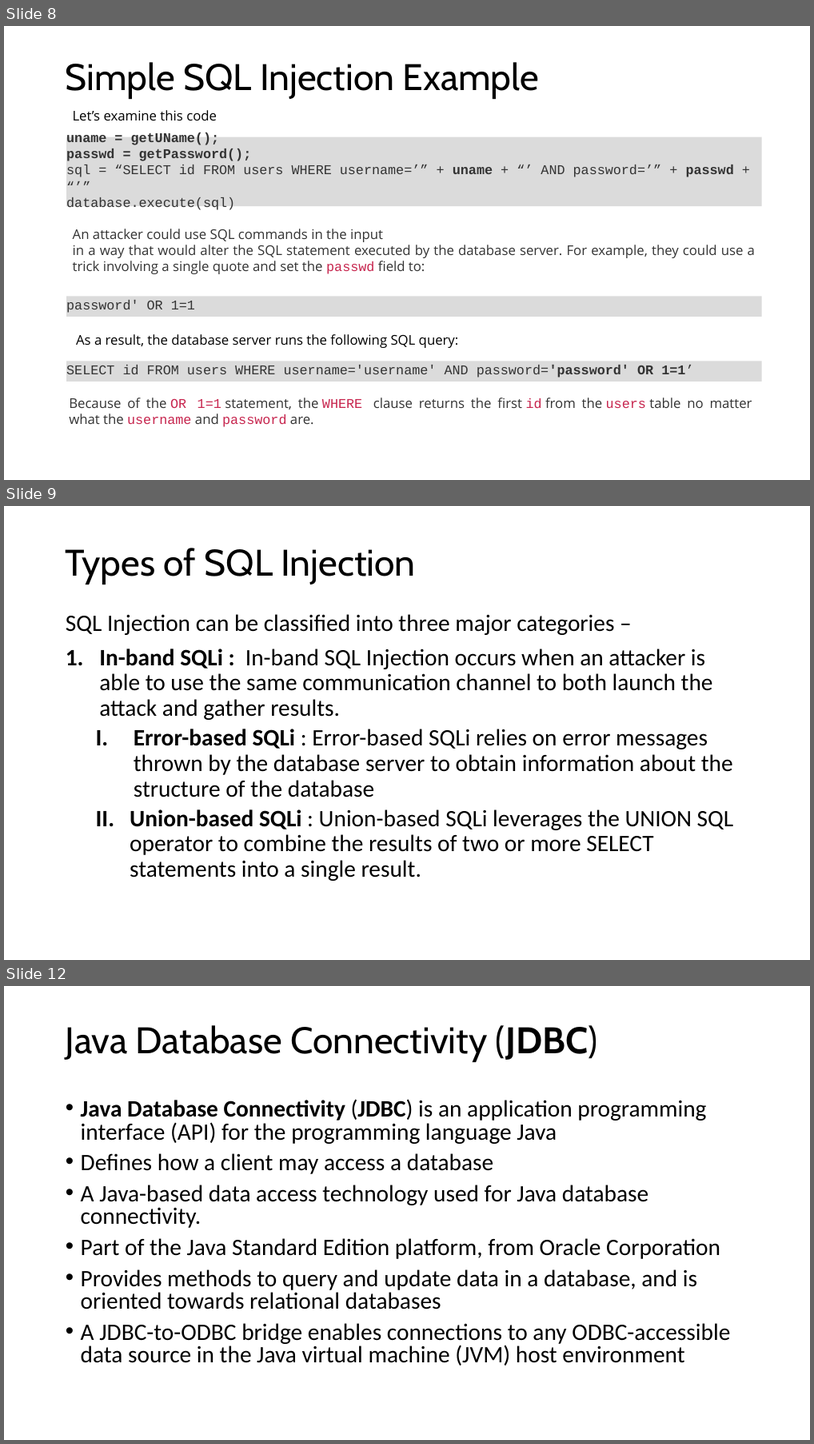
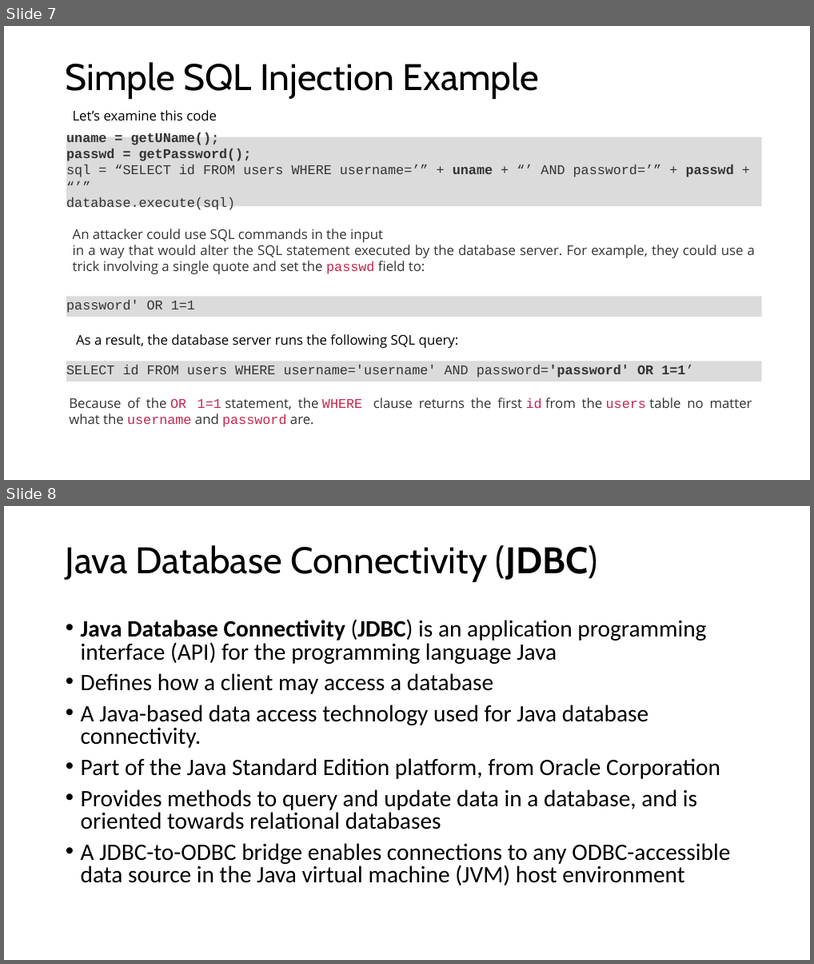
Before and after one commit to lsiddiqsunny/Undergraduate-Thesis, a slide deck: Presentation/1505065_1505069.pptx. Shown one above the other, each under a label of ours: slides 8, 9 and 12 before the commit, slides 7 and 8 after it; the slides between them are not shown. The pictures are 814x1444 and 814x964 pixels, drawn with LibreOffice and Linux fonts; fonts in the diff are those of the drawing. Boxes give left, top, right and bottom in pixels: in the first picture for what was removed or moved away, otherwise in the second. Text is boxed around its words. In the diff, an @@ line names an element or a change of style, - is before the commit and + after.

```diff
--- a/Presentation/1505065_1505069.pptx
+++ b/Presentation/1505065_1505069.pptx
@@ slide 9 removed at (4, 506, 810, 960), background #FFFFFF @@
@@ title removed at (66, 548, 416, 584) @@
-Types of SQL Injection
@@ text removed at (66, 614, 734, 880) @@
-SQL Injection can be classified into three major categories –
-1. In-band SQLi : In-band SQL Injection occurs when an attacker is able to use the same communication channel to both launch the attack and gather results.
-  I. Error-based SQLi : Error-based SQLi relies on error messages thrown by the database server to obtain information about the structure of the database
-  II. Union-based SQLi : Union-based SQLi leverages the UNION SQL operator to combine the results of two or more SELECT statements into a single result.
@@ what was slide 8 is now slide 7 @@
@@ what was slide 12 is now slide 8 @@
```
Also in this commit, not shown: 4 slides changed, 1 slide added, 10 other slides removed, 16 other files.
